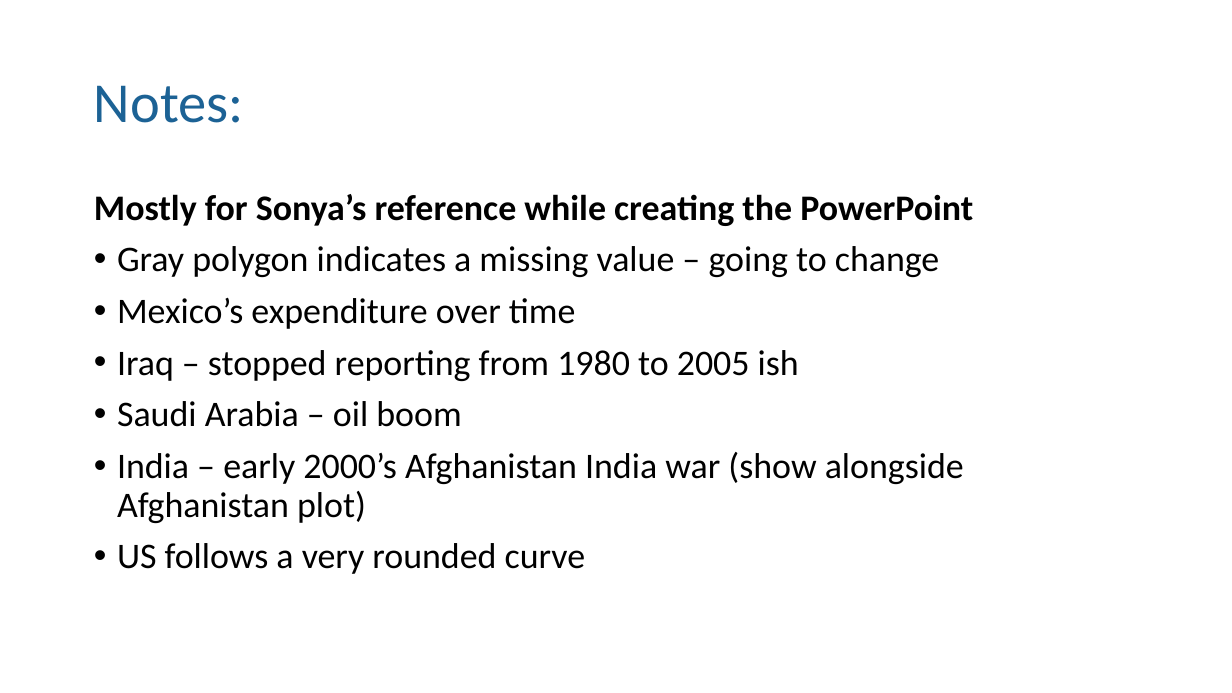
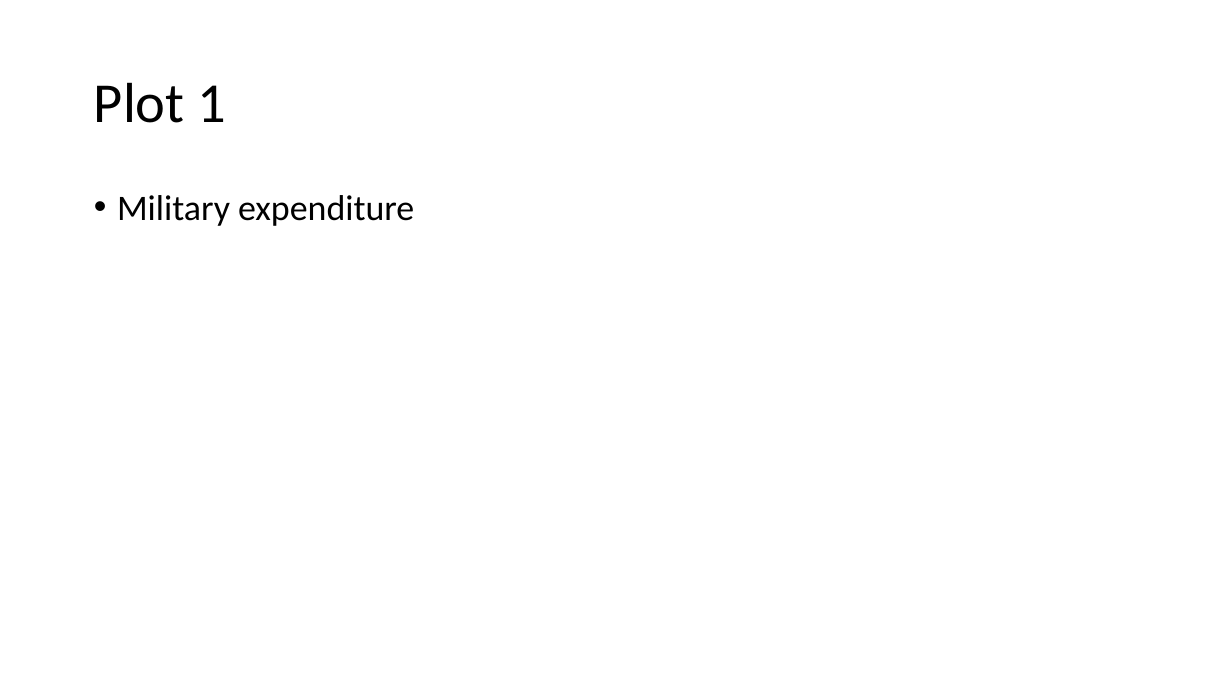
Before and after one commit to xazip/ds202_Final_Project, a slide deck: slide 6 of DS 202 Final Presentation.pptx (slide 12 before the commit). Drawn at 1232x693 pixels with LibreOffice and Linux fonts; fonts in the diff are those of the drawing. Boxes give left, top, right and bottom in pixels: in the first picture for what was removed or moved away, otherwise in the second. Text is boxed around its words. In the diff, an @@ line names an element or a change of style, - is before the commit and + after.

Commit message:
Updated PowerPoint, still a work in progress

```diff
--- a/DS 202 Final Presentation.pptx
+++ b/DS 202 Final Presentation.pptx
@@ title at (94, 82, 226, 123): text changed; text colour #1D6294 to #000000 @@
-Notes:
+Plot 1
@@ text at (117, 195, 414, 226): text changed @@
-Mostly for Sonya’s reference while creating the PowerPoint
-• Gray polygon indicates a missing value – going to change
-• Mexico’s expenditure over time
-• Iraq – stopped reporting from 1980 to 2005 ish
-• Saudi Arabia – oil boom
-• India – early 2000’s Afghanistan India war (show alongside Afghanistan plot)
-• US follows a very rounded curve
+• Military expenditure
```
Also in this commit, not shown: 3 other slides changed, 11 slides added, 8 slides removed.
